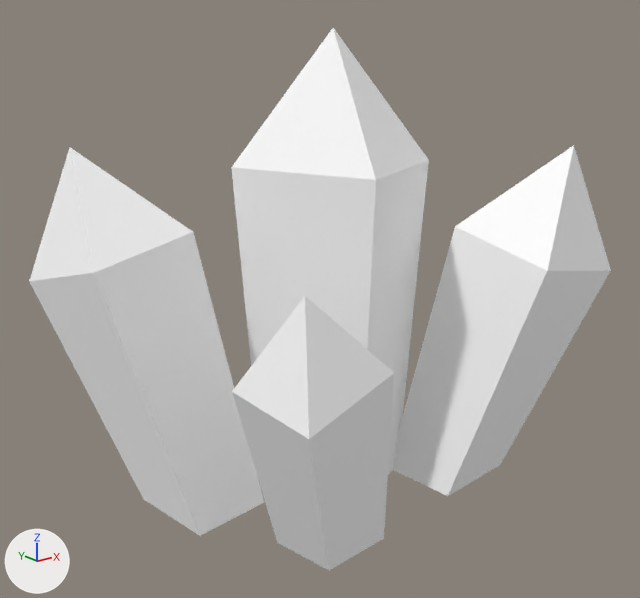
The glTF model assets/synty/simple_fantasy_interiors/models/SM_Prop_Crystals_03.glb: old version first, new version second.
Both versions are drawn from a 50 mm lens placed at (-0.01047, -0.01282, 0.0099), pointed at (0.00067, 0.00112, 0.00433). The lights are fixed; the arrows at lower left show +X, +Y and +Z.

The first picture shows 'SM_Prop_Crystals_03'.
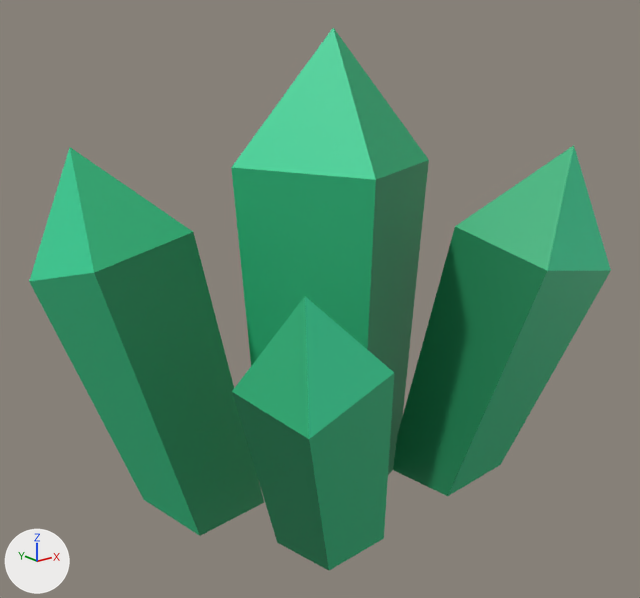
Location of each change, (x1, y1, x2, y2) in pixels of the pictures (640 x 598 px):
'SM_Prop_Crystals_03', surface changed (white to green)
    both: (29, 28, 611, 570)

Patch to the scene script:
```diff
--- a/assets/synty/simple_fantasy_interiors/models/SM_Prop_Crystals_03.glb.py
+++ b/assets/synty/simple_fantasy_interiors/models/SM_Prop_Crystals_03.glb.py
@@ img_simplefantasyinteriorstexture @@
+img_simplefantasyinteriorstexture = load_image('SimpleFantasyInteriorsTexture', '_unpacked/SimpleFantasyInteriorsTexture', 1024, 1024, 'sRGB')
@@ mat_lambert1 @@
 mat_lambert1 = principled_material('lambert1')
-mat_lambert1.base_color = (1.0, 1.0, 1.0)  # white #ffffff
+mat_lambert1.texture = img_simplefantasyinteriorstexture
 mat_lambert1.roughness = 0.553
```
